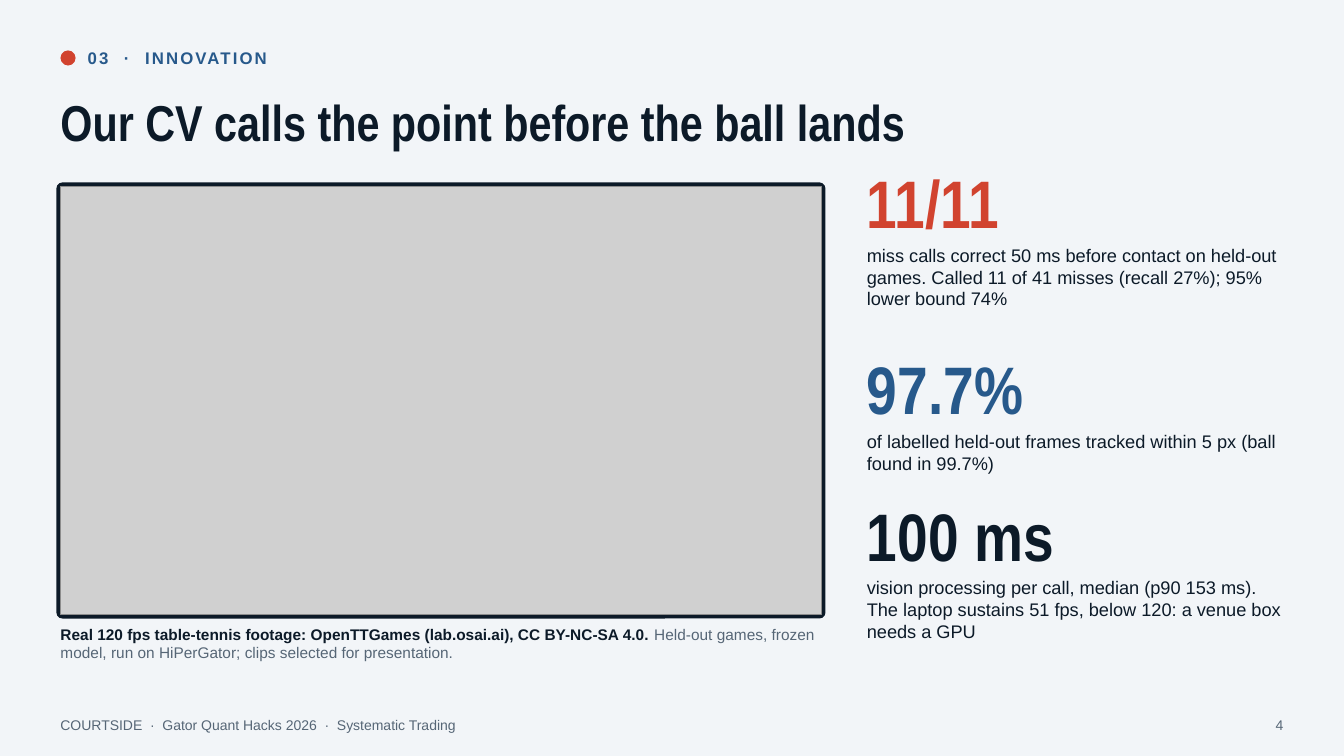
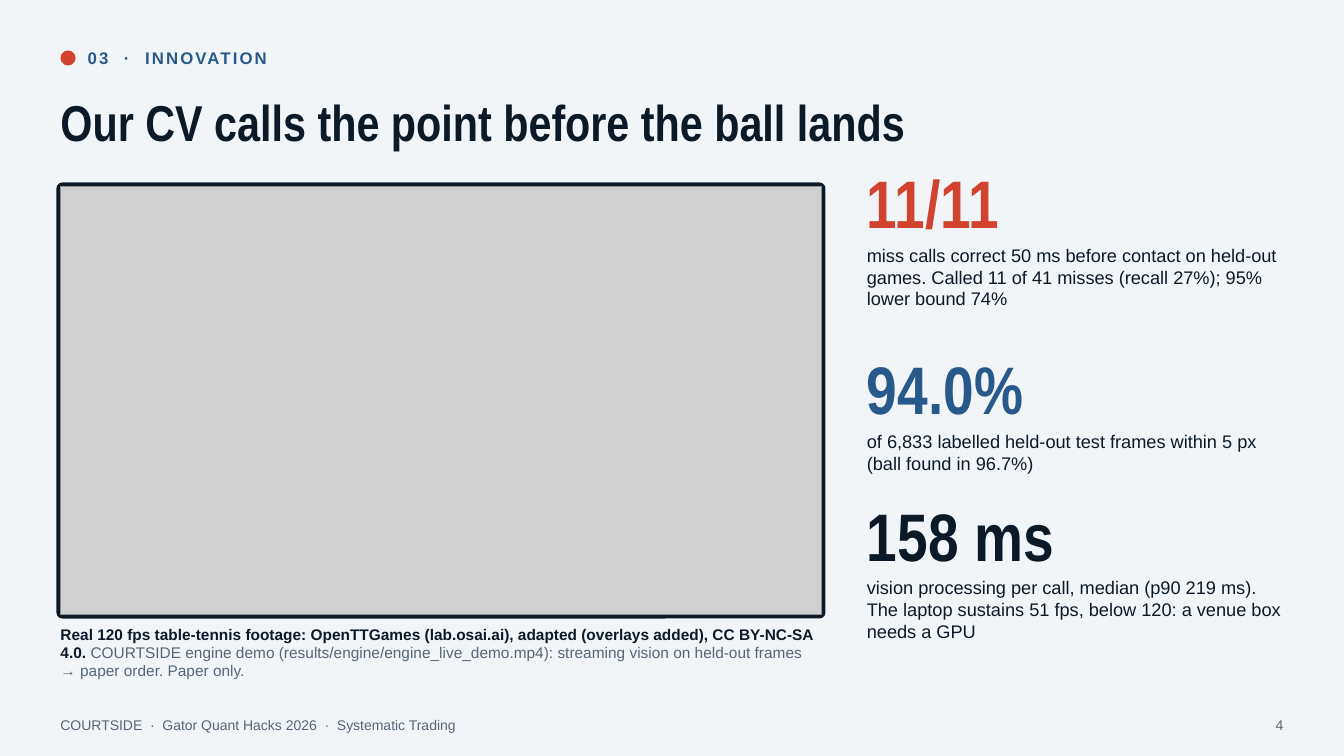
Before and after one commit to OjasMishra32/computervisionpredictivetabletennismoneymachineouuushiii, a slide deck: slide 4 of docs/deck/courtside.pptx. Drawn at 1344x756 pixels with LibreOffice and Linux fonts; fonts in the diff are those of the drawing; grey boxes stand for pictures. Boxes give left, top, right and bottom in pixels: in the first picture for what was removed or moved away, otherwise in the second. Text is boxed around its words. In the diff, an @@ line names an element or a change of style, - is before the commit and + after.

```diff
--- a/docs/deck/courtside.pptx
+++ b/docs/deck/courtside.pptx
@@ text at (867, 367, 1023, 415): text changed @@
-97.7%
+94.0%
@@ text at (867, 434, 1256, 474): text changed @@
-of labelled held-out frames tracked within 5 px (ball found in 99.7%)
+of 6,833 labelled held-out test frames within 5 px (ball found in 96.7%)
@@ text at (867, 514, 1054, 562): text changed @@
-100 ms
+158 ms
@@ text at (867, 580, 1280, 638): text changed @@
-vision processing per call, median (p90 153 ms). The laptop sustains 51 fps, below 120: a venue box needs a GPU
+vision processing per call, median (p90 219 ms). The laptop sustains 51 fps, below 120: a venue box needs a GPU
@@ text at (60, 629, 814, 679): text changed @@
-Real 120 fps table-tennis footage: OpenTTGames (lab.osai.ai), CC BY-NC-SA 4.0. Held-out games, frozen model, run on HiPerGator; clips selected for presentation.
+Real 120 fps table-tennis footage: OpenTTGames (lab.osai.ai), adapted (overlays added), CC BY-NC-SA 4.0. COURTSIDE engine demo (results/engine/engine_live_demo.mp4): streaming vision on held-out frames → paper order. Paper only.
```
Also in this commit, not shown: 20 other slides changed, 1 slide added, 10 other files.
